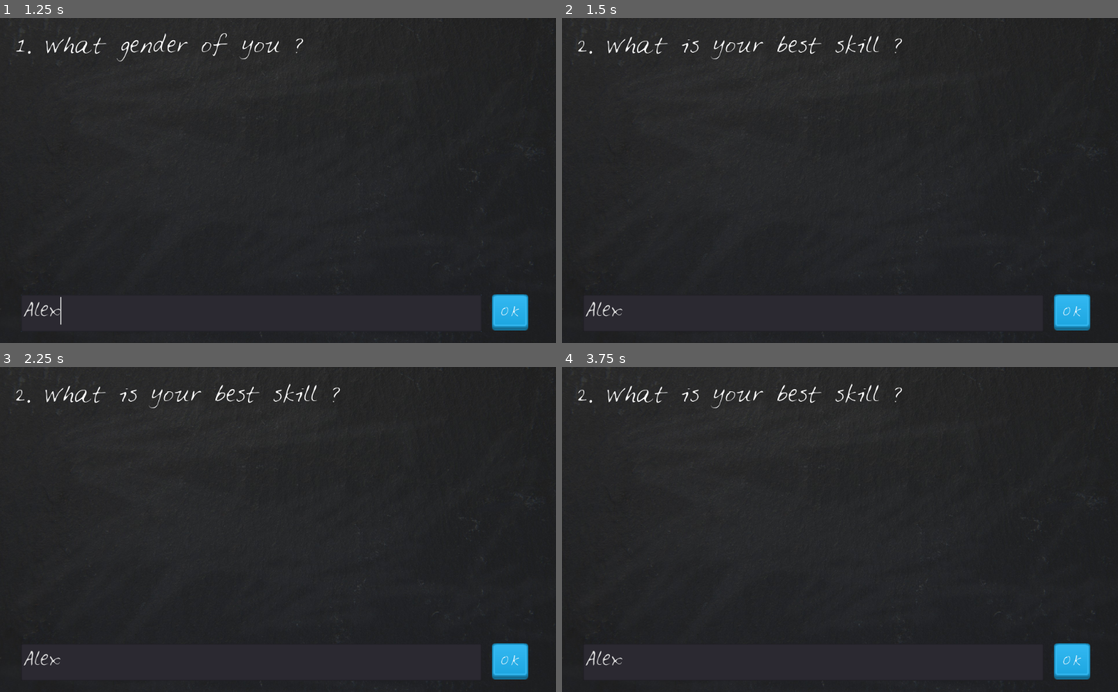
Above: before the commit, frames 1-4 (two rows, left to right).
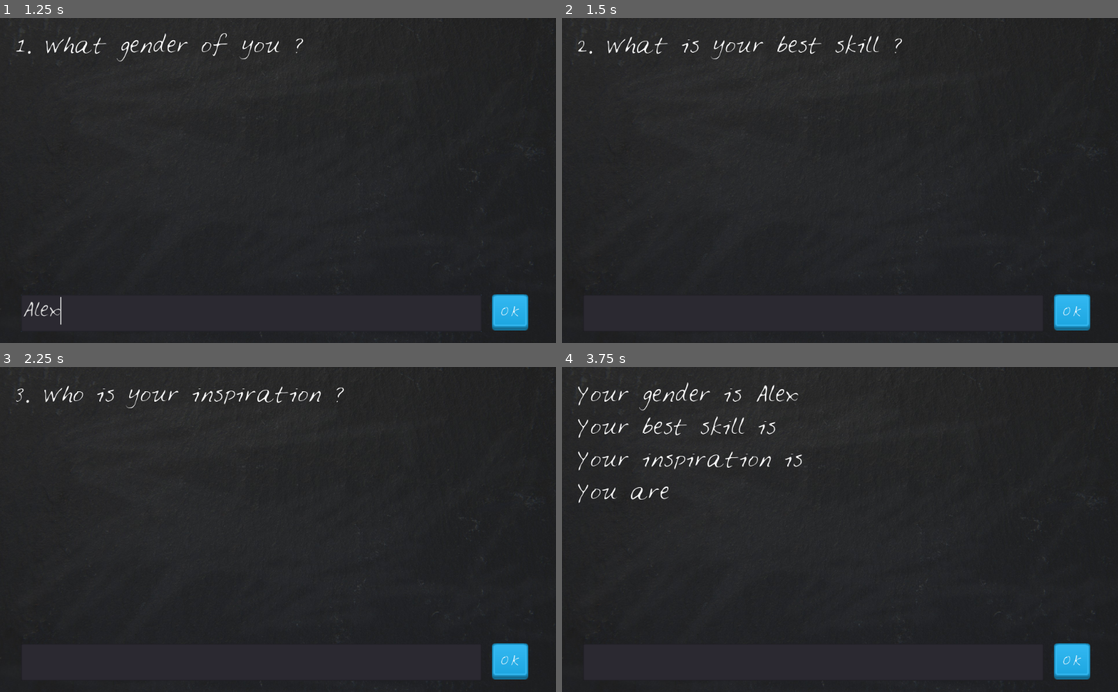
Above: after the commit, the same moments.

Repository: PLAYER-CHAI/looneygame
Game: Godot game, scene res://main_scene.tscn
The game is run twice, just before and just after one commit, with the same random seed, the same clock (stepped at 60 frames per second) and the same inputs.
Inputs (mouse positions are in pixels of both pictures, inside the frame that each line leads up to):
- Up to frame 1 (1.25 s): click (250, 313) at 0.52 s; type "Alex" at 0.6 s
- Up to frame 2 (1.5 s): click "OK" at 1.25 s
- Up to frame 3 (2.25 s): click "OK" at 2 s
- Up to frame 4 (3.75 s): click "OK" at 2.75 s; tap Enter at 3.5 s

Frame 1 is identical in both runs. In frame 2, less than 0.1% of the frame differs, in the area x 4-11%, y 87-92%; in frame 3, 1.0%; in frame 4, 1.9%, in the area x 2-62%, y 4-92%.

Commit message:
Add a full game

Diff:
--- a/Node2D.gd
+++ b/Node2D.gd
@@ -1,13 +1,29 @@
 extends Control
+var story = "Your gender is %s \nYour best skill is %s \nYour inspiration is %s \nYou are %s"
+var answers = []
 var questions = []
-var ans
+var questions_number = 0
+
 func _ready():
+
 	questions.append("1. What gender of you ?")
 	questions.append("2. What is your best skill ?")
-	print(questions[0])
-	$DisplayText.text = questions[0]
-func _on_Play_Button_pressed():
-	ans = $PlayerInput.text
-	print(ans)
-	print(questions[1])
-	$DisplayText.text = questions[1]
+	questions.append("3. Who is your inspiration ?")
+	questions.append("4. Are ready ?")
+
+	$DisplayText.text = questions[0] #คำถามที่ 1
+
+func _on_Play_Button_pressed(): #แบบแยก
+	if questions_number < len(questions)-1:
+		answers.append($PlayerInput.text)
+		print(answers)
+		$PlayerInput.text = ""
+		$DisplayText.text = questions[questions_number + 1]
+		questions_number = questions_number + 1 #เพิ่มค่า Questions ที่ละ 1
+
+	elif questions_number == len(questions)-1: #คำถามที่ 4
+		answers.append($PlayerInput.text)
+		print(answers)
+		$PlayerInput.text = ""
+
+		$DisplayText.text = story % answers
--- a/main_scene.tscn
+++ b/main_scene.tscn
@@ -36,6 +36,7 @@
 margin_bottom = 81.0
 custom_fonts/font = SubResource( 1 )
 text = "CHAI"
+autowrap = true
 
 [node name="PlayerInput" type="TextEdit" parent="."]
 margin_left = 39.1623
